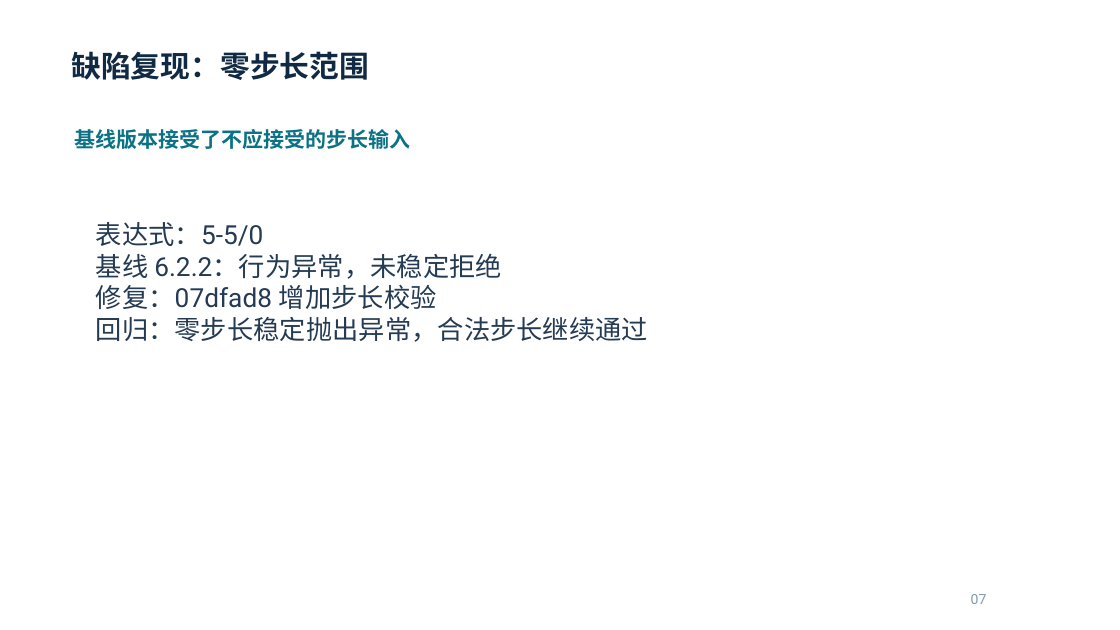
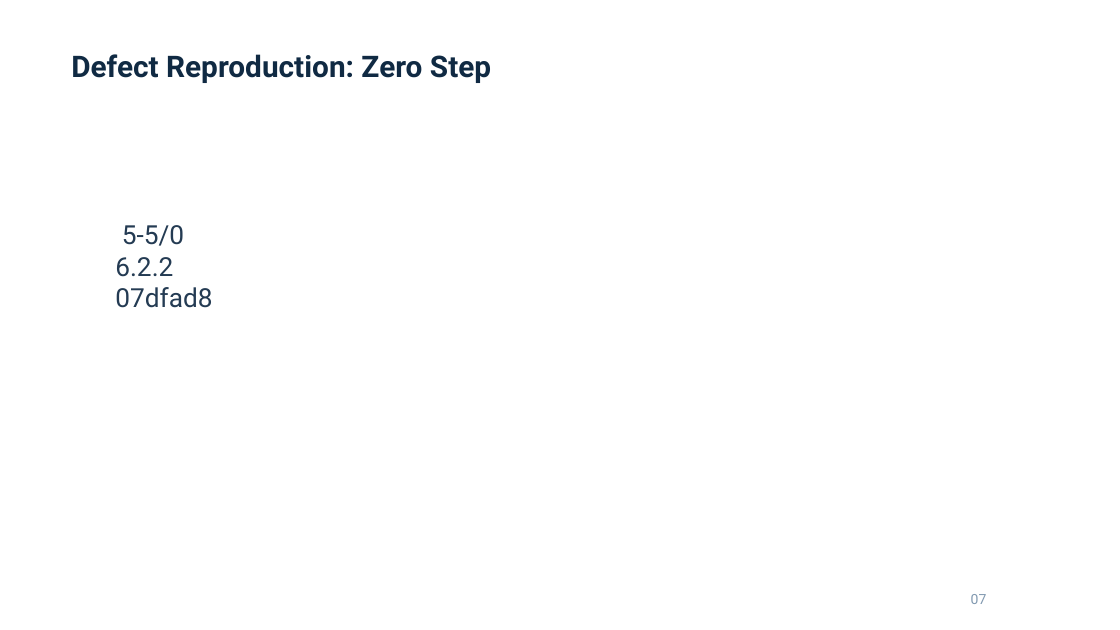
Before and after one commit to cornell-hust/ST_pratice, a slide deck: slide 7 of module1/presentation/build/candidate.pptx. Drawn at 1120x630 pixels with LibreOffice and Linux fonts; fonts in the diff are those of the drawing. Boxes give left, top, right and bottom in pixels: in the first picture for what was removed or moved away, otherwise in the second. Text is boxed around its words. In the diff, an @@ line names an element or a change of style, - is before the commit and + after.

Commit message:
fix(module1): use ASCII-safe presentation text

```diff
--- a/module1/presentation/build/candidate.pptx
+++ b/module1/presentation/build/candidate.pptx
@@ text at bbox=[71, 54, 491, 83]: text changed @@
-缺陷复现：零步长范围
+Defect Reproduction: Zero Step
@@ text removed at bbox=[75, 129, 411, 149] @@
-基线版本接受了不应接受的步长输入
@@ text at bbox=[115, 225, 212, 308]: text changed @@
-表达式：5-5/0
-基线 6.2.2：行为异常，未稳定拒绝
-修复：07dfad8 增加步长校验
-回归：零步长稳定抛出异常，合法步长继续通过
+5-5/0
+6.2.2
+07dfad8
```
Also in this commit, not shown: 10 other slides changed, 15 other files.
